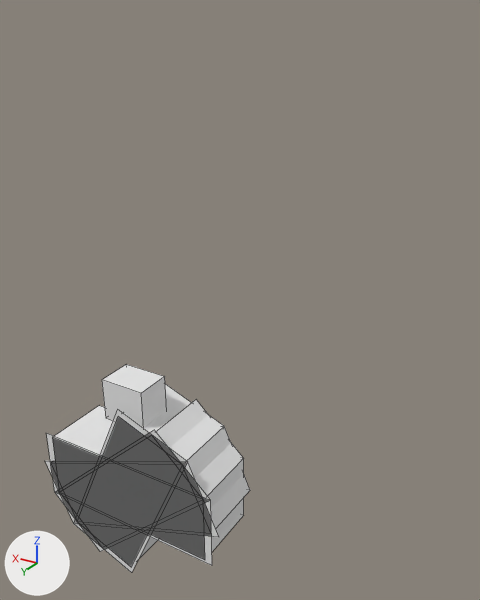
Two versions of the OBJ model src/main/resources/assets/mareeletrica/models/block/paint_mp40_view_2.obj, one commit apart.
Camera for both pictures: a 50 mm camera at (0.348, -0.738, 0.716) aimed at (0.489, -0.975, 0.597). The axes (+X, +Y, +Z) are drawn at lower left. The lights are the same throughout. The first picture is the older version. Mesh edges are drawn as thin lines. Where no turn or scale is listed for an object, it has been applied to the vertices. Vertices at exactly the same position are counted once.

In view in the first picture: 'paint_mp40_view_2'.
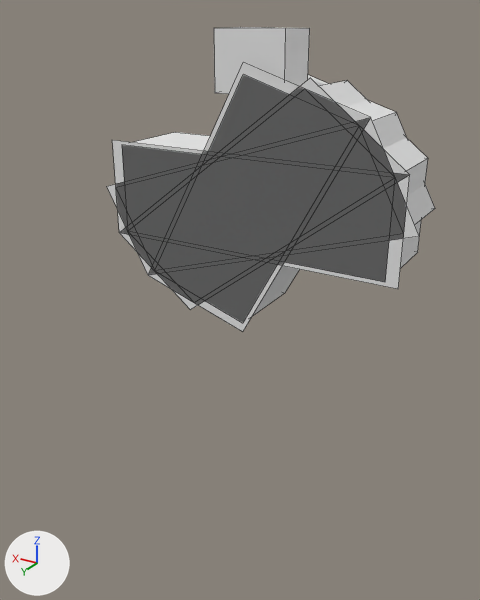
Where the change shows, as pixel boxes [x1, y1, x2, y2] in the pictures (480 x 600 px; the box of a moved part takes in the faces that stretch with it):
'paint_mp40_view_2', reshaped (60% wider, 46% taller): before [45, 364, 250, 573]; after [107, 27, 435, 332]
part 1 of me_paint_mp40_view_2, added: after [214, 27, 310, 94]
part 2 of me_paint_mp40_view_2, moved or reshaped: before [51, 384, 250, 567]; after [116, 75, 435, 323]
part 3 of me_paint_mp40_view_2, deleted: before [102, 364, 167, 428]
part 4 of me_paint_mp40_view_2, deleted: before [60, 400, 244, 548]
part 5 of me_paint_mp40_view_2, deleted: before [52, 406, 244, 559]
part 6 of me_paint_mp40_view_2, deleted: before [47, 430, 212, 566]
part 7 of me_paint_mp40_view_2, deleted: before [45, 410, 219, 573]
part 8 of me_paint_mp40_view_2, added: after [107, 62, 428, 332]

Diff of the bpy script that builds the scene:
```diff
--- a/src/main/resources/assets/mareeletrica/models/block/paint_mp40_view_2.obj.py
+++ b/src/main/resources/assets/mareeletrica/models/block/paint_mp40_view_2.obj.py
@@ me_paint_mp40_view_2 @@
 # used by ob_paint_mp40_view_2; location = (0.0, 0.0, 0.0)
-me_paint_mp40_view_2.from_pydata(...)  # 50 vertices, 34 faces; spans x 0.4545..0.5455, y -0.9306..-0.9012, z 0.4937..0.585
+me_paint_mp40_view_2.from_pydata(...)  # 44 vertices, 34 faces; spans x 0.4177..0.5823, y -1.04..-0.995, z 0.5702..0.71
+# me_paint_mp40_view_2 part 1: a new loose piece, a box spanning x 0.4825..0.5175, y -1.022..-0.9995, z 0.683..0.71, in mat_paint (its picture is missing)
+# me_paint_mp40_view_2 part 2: the loose piece of 12 vertices spanning x 0.458..0.542, y -0.9306..-0.9012, z 0.4969..0.5732 is scaled about its middle by (1.81, 1.53, 1.53), then moved by (0.0, -0.1016, 0.0984)
+# me_paint_mp40_view_2 part 3: the loose piece of 8 vertices spanning x 0.4903..0.5097, y -0.9189..-0.9042, z 0.5674..0.585 is deleted
+# me_paint_mp40_view_2 part 4: the loose piece of 8 vertices spanning x 0.4612..0.5388, y -0.9306..-0.9012, z 0.4998..0.5703 is deleted
+# me_paint_mp40_view_2 part 5: the loose piece of 8 vertices spanning x 0.4612..0.5388, y -0.9306..-0.9012, z 0.5205..0.5497 is deleted
+# me_paint_mp40_view_2 part 6: the loose piece of 7 vertices spanning x 0.458..0.542, y -0.9012, z 0.4969..0.5733 is deleted
+# me_paint_mp40_view_2 part 7: the loose piece of 7 vertices spanning x 0.4545..0.5455, y -0.9012, z 0.4937..0.5764 is deleted
+# me_paint_mp40_view_2 part 8
+# 18 vertices are added at x 0.4177..0.5823, y -1.04..-0.995, z 0.5702..0.6968
+# 6 new vertices lie (0.0, 0.045, 0.0) away from vertices in x 0.4298..0.5702, y -1.04, z 0.5795..0.6875
+# 16 new faces join them
 me_paint_mp40_view_2.materials.append(mat_paint)
```
